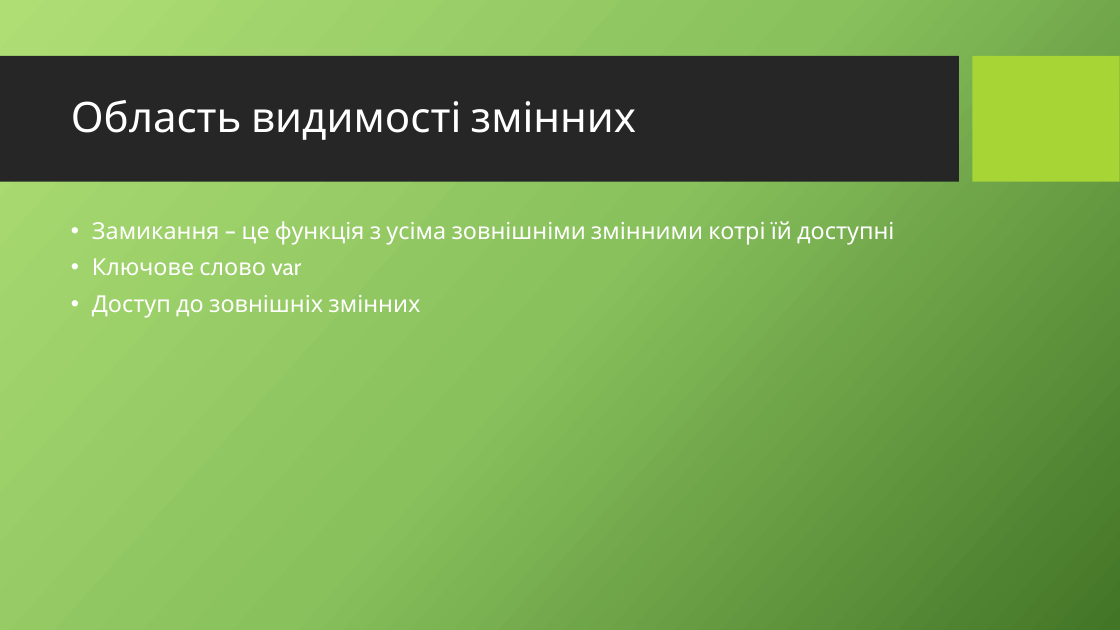
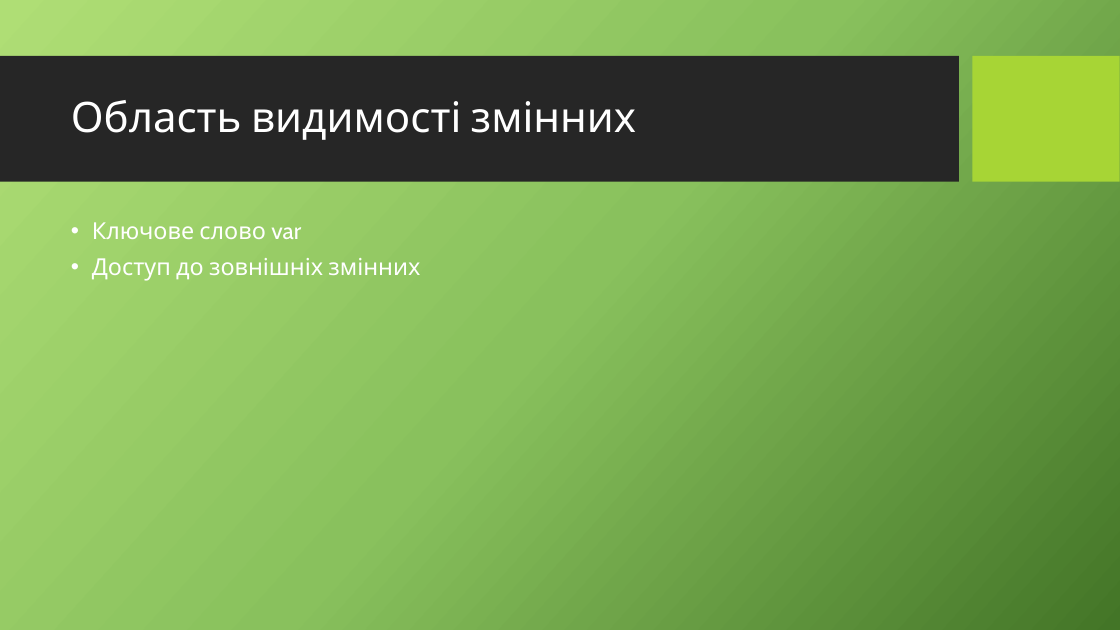
Before and after one commit to andryuha49/JS_lessons, a slide deck: slide 3 of leasson-3/JavaScript-lecture-3.pptx. Drawn at 1120x630 pixels with LibreOffice and Linux fonts; fonts in the diff are those of the drawing; background and template pictures are left out. Boxes give left, top, right and bottom in pixels: in the first picture for what was removed or moved away, otherwise in the second. Text is boxed around its words. In the diff, an @@ line names an element or a change of style, - is before the commit and + after.

```diff
--- a/leasson-3/JavaScript-lecture-3.pptx
+++ b/leasson-3/JavaScript-lecture-3.pptx
@@ text at <box>92,221,894,245</box>: paragraph removed @@
-• Замикання – це функція з усіма зовнішніми змінними котрі їй доступні
```
Also in this commit, not shown: 2 other slides changed, 1 other file.
